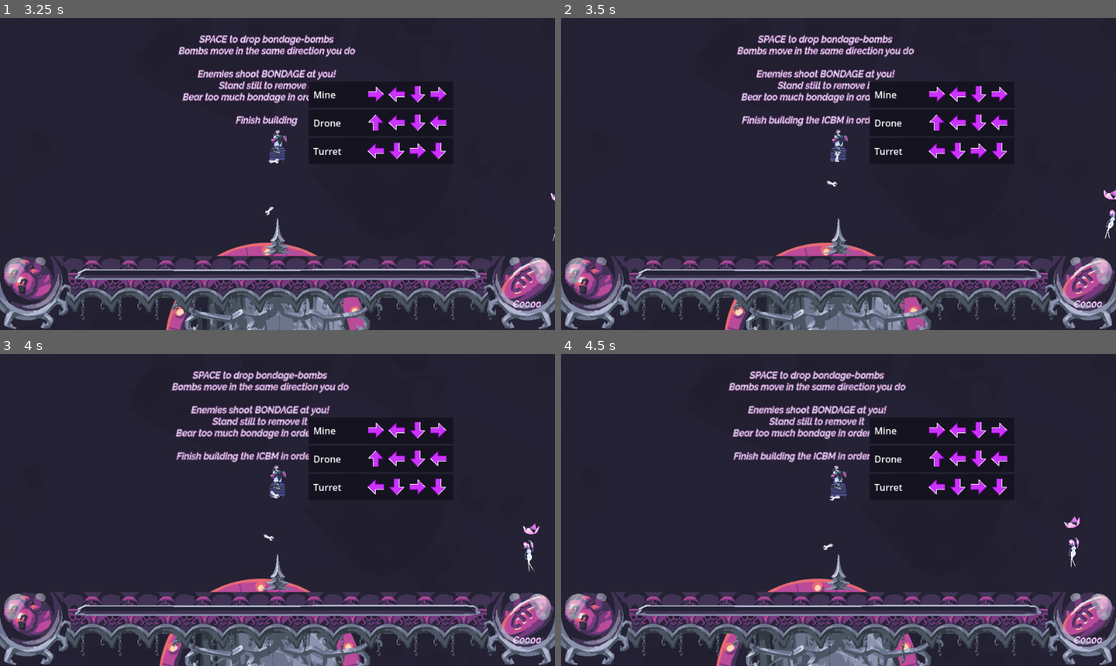
Above: before the commit, frames 1-4 (two rows, left to right).
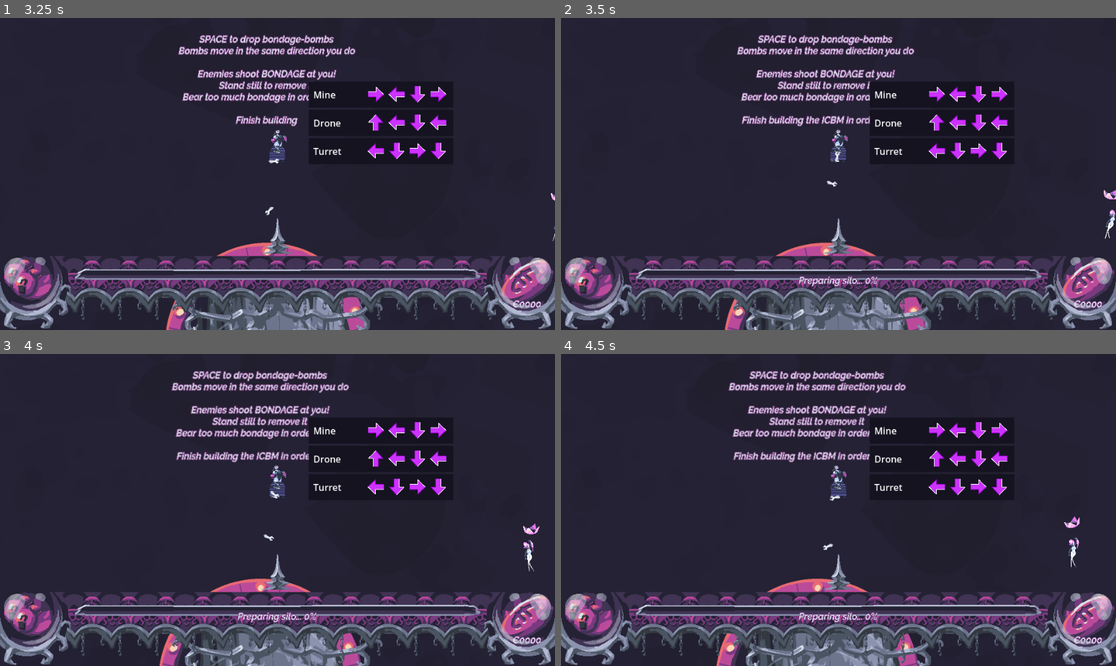
Above: after the commit, the same moments.

Repository: MaxIsJoe/MICBM
Game: Godot game, scene res://ui/title/main_menu.tscn
Same seed, same stepped clock (60 frames per second), same inputs: the game is played once before the commit and once after it. The engine's default icon, where the game draws it, is replaced by a stand-in: a white triangle on a blue panel in a dark square.
Inputs (mouse positions are in pixels of both pictures, inside the frame that each line leads up to):
- Up to frame 1 (3.25 s): click "COMMENCE" at 0.5 s; click "Start Game" at 1.25 s; tap Enter (ui_accept) at 2, 2.27, 3.02 s; move the mouse to (277, 164) at 2.02 s; hold D (move_right) 2.03-2.78 s; hold Space (attack) 2.03-2.78 s; click (277, 164) at 2.17 s; move the mouse to (271, 89) at 2.77 s; hold S (move_down) from 2.78 s (still down); tap Space (attack) at 2.85 s; click (271, 89) at 2.92 s
- Up to frame 2 (3.5 s): keep holding S (move_down)
- Up to frame 3 (4 s): move the mouse to (527, 641) at 3.52 s; release S (move_down) at 3.53 s; hold D (move_right) from 3.53 s (still down); hold P (test) from 3.53 s (still down); click (527, 641) at 3.67 s; tap Space (attack) at 3.8 s
- Up to frame 4 (4.5 s): move the mouse to (838, 616) at 4.27 s; release D (move_right) at 4.28 s; release P (test) at 4.28 s; hold W (move_up) from 4.28 s (still down); tap C at 4.35 s; click (838, 616) at 4.42 s

Frame 1 is identical in both runs. In frame 2, 0.2% of the frame differs, in the area x 42-58%, y 82-87%; in frame 3, 0.2%; in frame 4, 0.2%.

Commit message:
fully working stats

Diff:
--- a/data/run.gd
+++ b/data/run.gd
@@ -5,14 +5,14 @@
 var max_progress: float = 400
 var progress: float = 0: set = set_progress
 
-var GAMTESTAT_KEY_ENEMIES_BOUND: String = "Enemies Bound"
-var GAMTESTAT_KEY_RESTRAINTS_FREED: String = "Times Player Freed Themselves"
-var GAMTESTAT_KEY_TOTAL_MONEY_COLLECTED: String = "Total Money Collected"
-var GAMTESTAT_KEY_TIMES_PLAYER_HURT: String = "Times Player Was Bound"
-var GAMTESTAT_KEY_TIMES_FRIENDLY_FIRE_HAPPENED: String = "Times Friendly Fire Happened"
-var GAMTESTAT_KEY_STRONGEST_EXPLOSION_RECORDED: String = "Strongest Explosion Recorded"
-var GAMTESTAT_KEY_TIME_SURVIVED: String = "Time Survived"
-var GAMTESTAT_KEY_LAST_ATTACKER: String = "Last Attacker"
+const GAMTESTAT_KEY_ENEMIES_BOUND: String = "Enemies Bound"
+const GAMTESTAT_KEY_RESTRAINTS_FREED: String = "Times Player Freed Themselves"
+const GAMTESTAT_KEY_TOTAL_MONEY_COLLECTED: String = "Total Money Collected"
+const GAMTESTAT_KEY_TIMES_PLAYER_HURT: String = "Times Player Was Bound"
+const GAMTESTAT_KEY_TIMES_FRIENDLY_FIRE_HAPPENED: String = "Times Friendly Fire Happened"
+const GAMTESTAT_KEY_STRONGEST_EXPLOSION_RECORDED: String = "Strongest Explosion Recorded"
+const GAMTESTAT_KEY_TIME_SURVIVED: String = "Time Survived"
+const GAMTESTAT_KEY_LAST_ATTACKER: String = "Last Attacker"
 
 var game_stats: Dictionary = {
 	GAMTESTAT_KEY_ENEMIES_BOUND: 0,
@@ -36,10 +36,13 @@
 
 func set_progress(what: float):
 	progress = what
+	Events.progress_changed.emit()
 	if progress > max_progress:
+		game_stats[GAMTESTAT_KEY_TIME_SURVIVED] = Game.get_time_passed()
 		Game.get_tree().change_scene_to_packed(win_scene)
 
 func set_attacker(last_attacker: String):
+	add_time_player_hurt()
 	if last_attacker == Game.player.name:
 		game_stats[GAMTESTAT_KEY_TIMES_FRIENDLY_FIRE_HAPPENED] = game_stats[GAMTESTAT_KEY_TIMES_FRIENDLY_FIRE_HAPPENED] + 1
 		return
--- a/entities/entity.gd
+++ b/entities/entity.gd
@@ -58,6 +58,7 @@
 		upgrades_changed.emit()
 		what.tree_exiting.connect(_on_upgrade_slain)
 	if what is StatusEffect:
+		what.father = self
 		status_effects_changed.emit()
 		what.tree_exiting.connect(_on_status_effect_slain)
 
--- a/entities/player/player.gd
+++ b/entities/player/player.gd
@@ -118,6 +118,7 @@
 func _on_death_gauge_filled() -> void:
 	if Game.run == null: return
 	Engine.time_scale = 0.25
+	Game.get_run().game_stats[Run.GAMTESTAT_KEY_TIME_SURVIVED] = Game.get_time_passed()
 	Game.ui.Loss()
 
 func _on_hit(_attacker_name):
--- a/modifiers/status_effects/status_effect.gd
+++ b/modifiers/status_effects/status_effect.gd
@@ -13,4 +13,6 @@
 		max_duration = max(duration, max_duration)
 		duration -= removal_speed * delta
 		if duration <= 0:
+			if father is Player:
+				Game.get_run().add_time_restraint_removed()
 			queue_free()
--- a/props/bomb.gd
+++ b/props/bomb.gd
@@ -22,6 +22,7 @@
 	new_explosion.radius = explosion_radius * this_explosion_scale
 	new_explosion.father = father
 	Game.deploy_instance(new_explosion, global_position)
+	Game.get_run().record_explosion_strength(this_explosion_scale)
 
 	queue_free()
 
--- a/singleta/game.gd
+++ b/singleta/game.gd
@@ -23,6 +23,8 @@
 
 const pause_menu_scene: PackedScene = preload("res://ui/pause_menu.tscn")
 
+var start_time: float
+
 
 func _ready() -> void:
 	process_mode = Node.PROCESS_MODE_ALWAYS
@@ -42,12 +44,12 @@
 	run = Run.new()
 	return run
 
-
 func start_run():
 	run = Run.new()
+	start_time = Time.get_ticks_msec()
 
-func end_run():
-	run = null
+func get_time_passed() -> float:
+	return (Time.get_ticks_msec() - start_time) / 1000.0
 
 func update_pause_status():
 	get_tree().paused = get_tree().get_nodes_in_group("pausers").size() > 0
@@ -81,6 +83,6 @@
 
 	return output
 
-func shake_cam(amount: float, direction: float = randf() * PI*2):
+func shake_cam(amount: float, direction: float = randf() * PI * 2):
 	if is_instance_valid(camera):
 		camera.position += Vector2(amount, 0).rotated(direction)
--- a/ui/components/main_progress_bar.tscn
+++ b/ui/components/main_progress_bar.tscn
@@ -1,4 +1,4 @@
-[gd_scene load_steps=5 format=3]
+[gd_scene load_steps=5 format=3 uid="uid://cnr18cmdh2pmw"]
 
 [ext_resource type="Texture2D" uid="uid://bq8q0asqp5611" path="res://ui/components/progress_bar_bac.png" id="1"]
 [ext_resource type="Texture2D" uid="uid://yug2cg8yqrva" path="res://ui/components/progress_bar_filling.png" id="2"]
--- a/ui/components/status_effect_icon.tscn
+++ b/ui/components/status_effect_icon.tscn
@@ -1,4 +1,4 @@
-[gd_scene load_steps=4 format=3]
+[gd_scene load_steps=4 format=3 uid="uid://b6tipawsy3o4l"]
 
 [ext_resource type="Script" path="res://ui/components/status_effect_icon.gd" id="1"]
 [ext_resource type="Texture2D" uid="uid://d2u8w63edi7bh" path="res://ui/components/status_effect_bac_purp.png" id="2"]
Not shown: 1 places in ui/components/status_effect_icon.tscn that only renumber resources
